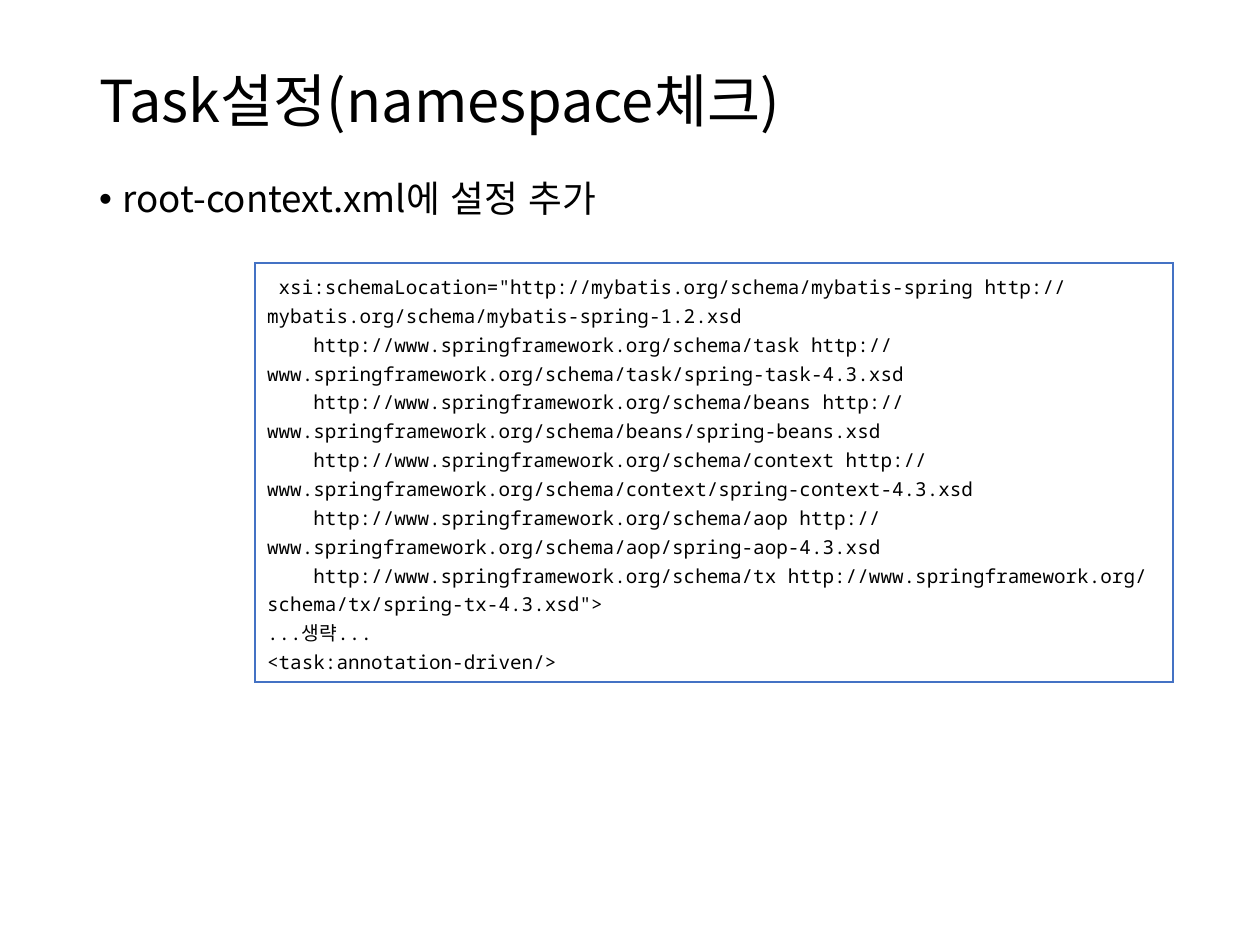
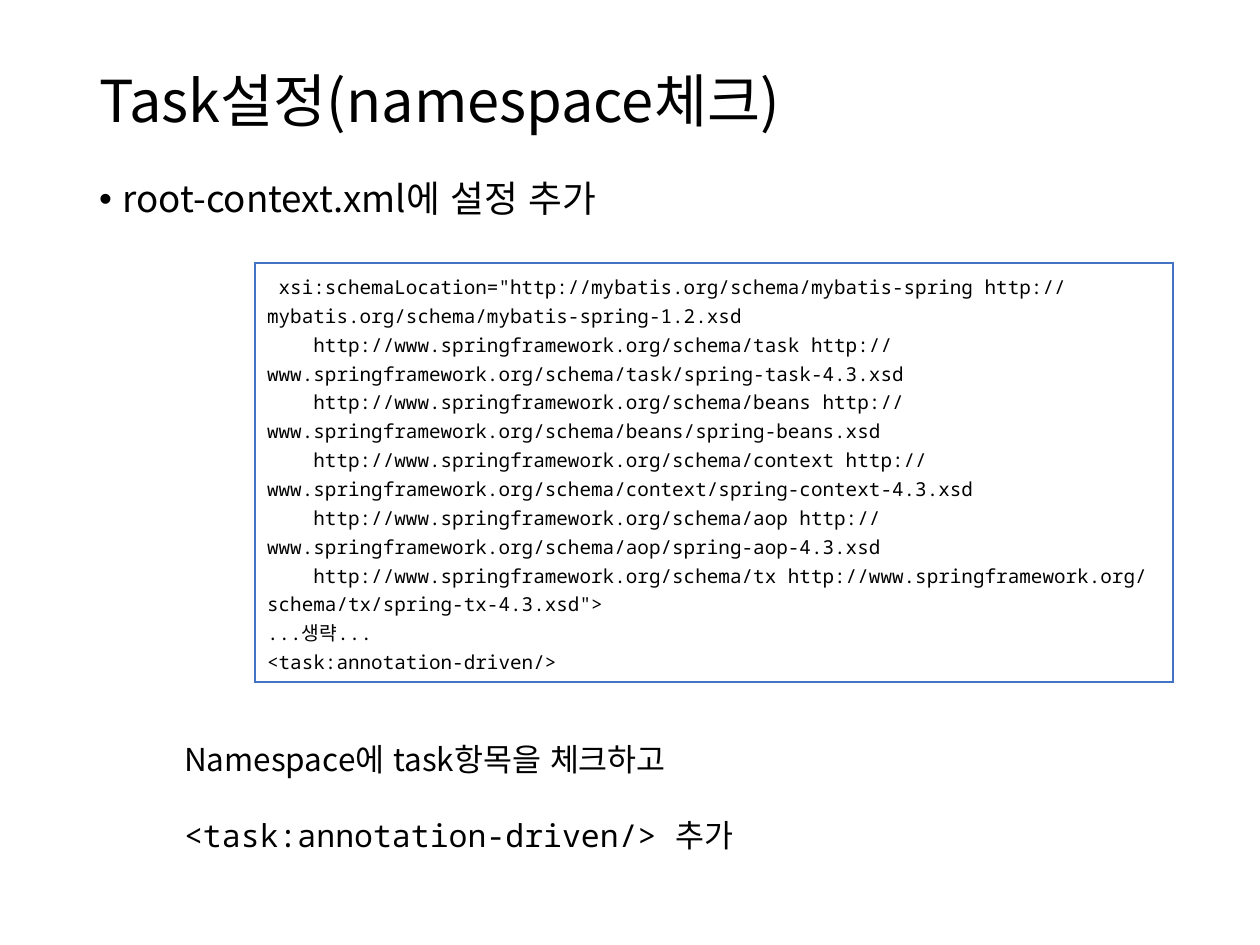
Before and after one commit to itrecipe/Web_Study_ez, a slide deck: slide 87 of spring - 학습자료/코드로 배우는 스프링 웹 프로젝트 (개정판) 학습자료/PART6.pptx. Drawn at 1260x945 pixels with LibreOffice and Linux fonts; fonts in the diff are those of the drawing. Boxes give left, top, right and bottom in pixels: in the first picture for what was removed or moved away, otherwise in the second. Text is boxed around its words. In the diff, an @@ line names an element or a change of style, - is before the commit and + after.

Commit message:
spring_학습자료
23.5.19

```diff
--- a/spring - 학습자료/코드로 배우는 스프링 웹 프로젝트 (개정판) 학습자료/PART6.pptx
+++ b/spring - 학습자료/코드로 배우는 스프링 웹 프로젝트 (개정판) 학습자료/PART6.pptx
@@ text added at <box>184,744,733,850</box>, 18 pt, text #000000 @@
+Namespace에 task항목을 체크하고
+<task:annotation-driven/> 추가
```
